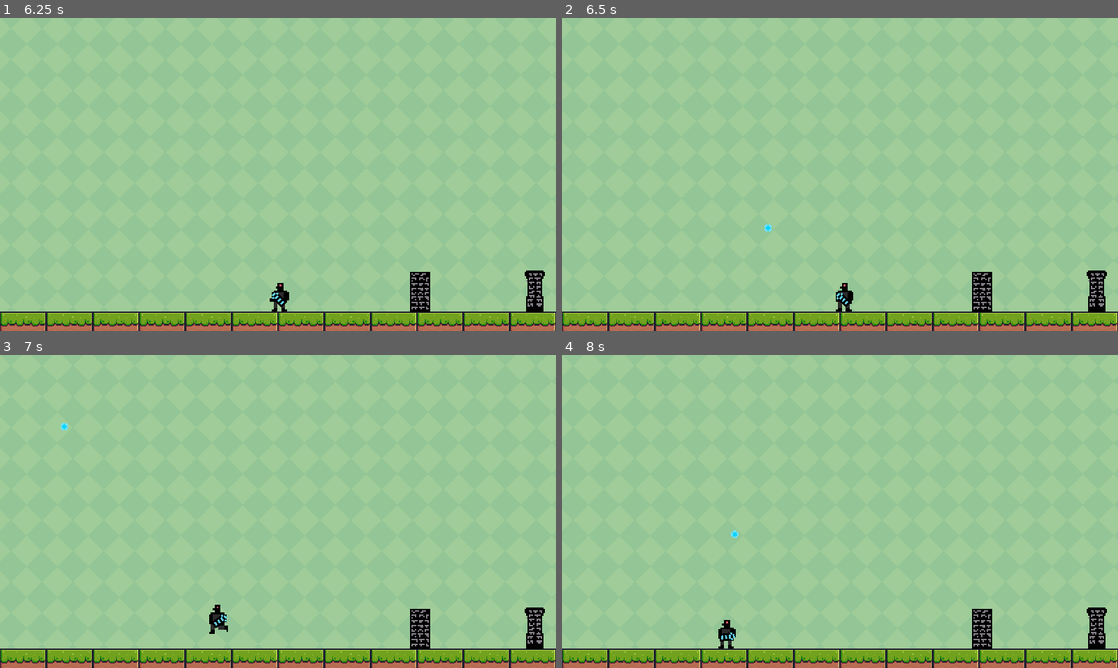
Above: before the commit, frames 1-4 (two rows, left to right).
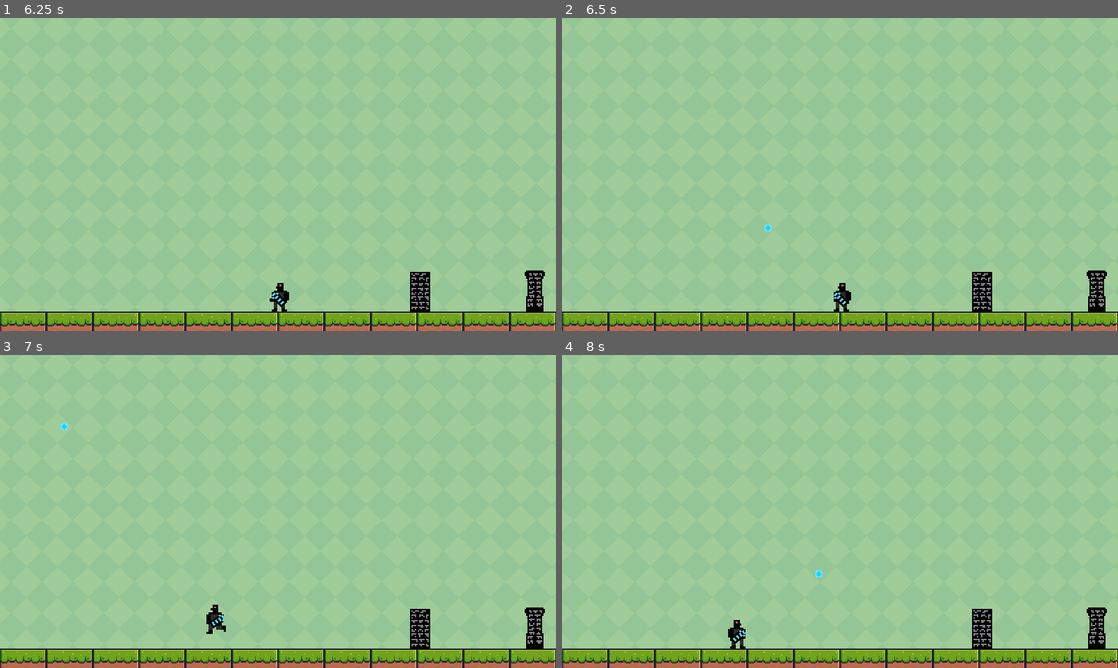
Above: after the commit, the same moments.

Repository: guifenske/The-Fallen-Oaks
Game: Godot game, scene res://scenes/splash_screen.tscn
Same seed, same stepped clock (60 frames per second), same inputs: the game is played once before the commit and once after it.
Inputs (mouse positions are in pixels of both pictures, inside the frame that each line leads up to):
- Up to frame 1 (6.25 s): tap Enter at 0.5 s; move the mouse to (400, 158) at 0.52 s; hold D (right) 0.53-1.25 s; hold T (t) 0.53-1.25 s; click (400, 158) at 0.67 s; tap Space (jump) at 0.77, 3.77 s; drag from (166, 190) to (250, 237) at 1.27 s; move the mouse to (333, 105) at 2.02 s; press the mouse at (333, 105) at 2.03 s; hold A (left) 2.03-2.75 s; tap T (t) at 2.3, 5.3 s; release the mouse at (333, 105) at 2.75 s; drag from (250, 237) to (111, 127) at 2.77 s; move the mouse to (444, 221) at 3.52 s; hold D (right) 3.53-4.25 s; hold T (t) 3.53-4.25 s; tap O at 3.6 s; click (444, 221) at 3.67 s; drag from (111, 127) to (194, 96) at 4.27 s; move the mouse to (305, 174) at 5.02 s; hold D (right) 5.03-5.75 s; hold Right mouse button (mouse_left) 5.03-5.75 s; click (305, 174) at 5.17 s; drag from (194, 96) to (166, 190) at 5.77 s
- Up to frame 2 (6.5 s): no input
- Up to frame 3 (7 s): move the mouse to (400, 495) at 6.52 s; hold A (left) from 6.53 s (still down); hold T (t) from 6.53 s (still down); click (400, 495) at 6.67 s; tap Space (jump) at 6.77 s
- Up to frame 4 (8 s): release A (left) at 7.25 s; release T (t) at 7.25 s; drag from (728, 527) to (739, 636) at 7.27 s

Frame 1 is identical in both runs. In frame 2, 0.1% of the frame differs, in the area x 48-53%, y 84-94%; in frame 3, 0.1%; in frame 4, 0.4%, in the area x 28-47%, y 56-94%.

Commit message:
bullet collision

Diff:
--- a/scenes/PlayerMovement.gd
+++ b/scenes/PlayerMovement.gd
@@ -14,7 +14,7 @@
 func instantiate_gun():
 	gun = gunNodeScene.instantiate(PackedScene.GEN_EDIT_STATE_DISABLED)
 	gun.position = position
-	get_tree().get_root().get_node("main").get_node("player").add_child(gun)
+	get_parent().add_child(gun)
 
 func _physics_process(delta):
 	var direction = Input.get_axis("left", "right")
--- a/scenes/bullet.gd
+++ b/scenes/bullet.gd
@@ -5,4 +5,4 @@
 
 
 func _on_area_2d_area_entered(area):
-	print("test")
+	queue_free()
--- a/scenes/bullet.tscn
+++ b/scenes/bullet.tscn
@@ -12,6 +12,8 @@
 script = ExtResource("1_ecp87")
 
 [node name="Area2D" type="Area2D" parent="."]
+collision_layer = 4
+collision_mask = 4
 
 [node name="CollisionShape2D" type="CollisionShape2D" parent="Area2D"]
 shape = SubResource("CircleShape2D_pjww6")
@@ -20,7 +22,4 @@
 scale = Vector2(4, 4)
 texture = ExtResource("1_0fegg")
 
-[node name="CollisionShape2D" type="CollisionShape2D" parent="."]
-shape = SubResource("CircleShape2D_pjww6")
-
 [connection signal="area_entered" from="Area2D" to="." method="_on_area_2d_area_entered"]
--- a/scenes/gun.gd
+++ b/scenes/gun.gd
@@ -5,11 +5,11 @@
 @onready var main = get_tree().get_root()
 
 func instantiate_bullet():
-		bullet = bulletNodeScene.instantiate(PackedScene.GEN_EDIT_STATE_DISABLED)
-		bullet.position = position
-		bullet.look_at(get_global_mouse_position())
-		bullet.position += transform.x * 2
-		main.add_child(bullet)
+	bullet = bulletNodeScene.instantiate(PackedScene.GEN_EDIT_STATE_DISABLED)
+	bullet.position = position
+	bullet.look_at(get_global_mouse_position())
+	bullet.position += transform.x * 2
+	main.add_child(bullet)
 
 func _on_animation_looped():
 	if(animation == "idle"): return
--- a/scenes/main.tscn
+++ b/scenes/main.tscn
@@ -593,7 +593,11 @@
 
 [sub_resource type="TileSet" id="TileSet_imcen"]
 physics_layer_0/collision_layer = 1
+physics_layer_0/collision_mask = 0
 sources/0 = SubResource("TileSetAtlasSource_mnbin")
+
+[sub_resource type="RectangleShape2D" id="RectangleShape2D_5dkyy"]
+size = Vector2(2301.5, 26)
 
 [sub_resource type="RectangleShape2D" id="RectangleShape2D_qlury"]
 size = Vector2(71, 67)
@@ -736,6 +740,14 @@
 tile_set = SubResource("TileSet_imcen")
 format = 2
 layer_0/tile_data = PackedInt32Array(1310705, 393216, 0, 1376241, 393216, 1, 1441777, 393216, 2, 1310706, 458752, 0, 13 …(4237 unchanged characters)…
+
+[node name="bullet_check_collision" type="Area2D" parent="world"]
+collision_layer = 4
+collision_mask = 0
+
+[node name="CollisionShape2D" type="CollisionShape2D" parent="world/bullet_check_collision"]
+position = Vector2(672.25, 625)
+shape = SubResource("RectangleShape2D_5dkyy")
 
 [node name="obelisk" type="Node" parent="."]
 
--- a/scenes/splash_screen.tscn
+++ b/scenes/splash_screen.tscn
@@ -203,10 +203,10 @@
 
 [node name="ColorRect" type="ColorRect" parent="."]
 layout_mode = 0
-offset_left = 1.0
-offset_top = 2.0
-offset_right = 1163.0
-offset_bottom = 662.0
+offset_left = -19.0
+offset_top = -29.0
+offset_right = 1190.0
+offset_bottom = 687.0
 color = Color(0, 0, 0, 1)
 
 [node name="AnimationPlayer" type="AnimationPlayer" parent="."]
Not shown: 1 places in scenes/main.tscn that only renumber resources
